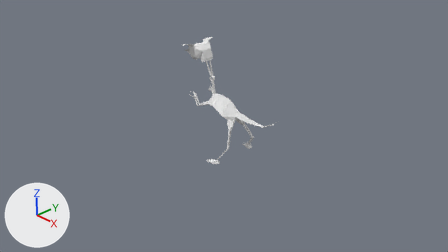
Two versions of the Blender file 3dobj/rat.blend, one commit apart.
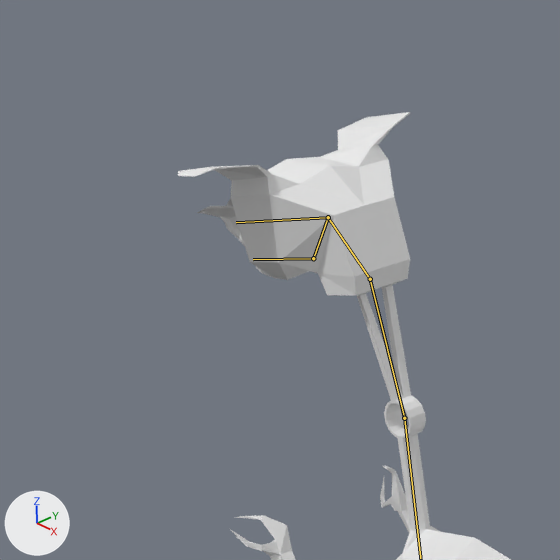
There are two pictures of each version: one from the file's camera 'Camera', one close up on the part from 35% to 52% of the width and 9% to 39% of the height. The axes (+X, +Y, +Z) are drawn at lower left. The lights are the same throughout. Both versions are drawn at the pose saved in each file; the numbers are the values there. The bones that bend it are drawn over the model as lines in the close-ups.
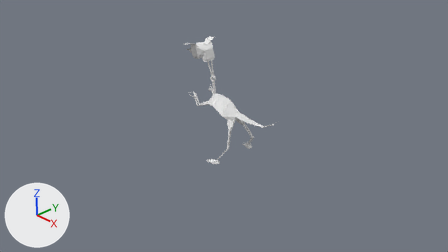
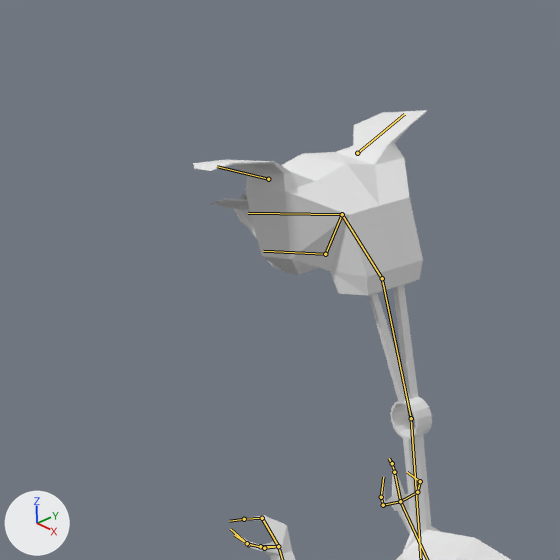
What the commit changed:
Bone 'lower_neck' (bone_lower_neck) turns from (-1, 0, -3) to (0, 0, 0) degrees about its own x, y and z.

Changed parts and their boxes [x1, y1, x2, y2] in the close-ups (560 x 560 px):
'Cylinder', posed
    before: [178, 112, 511, 560]
    after: [193, 110, 511, 560]
